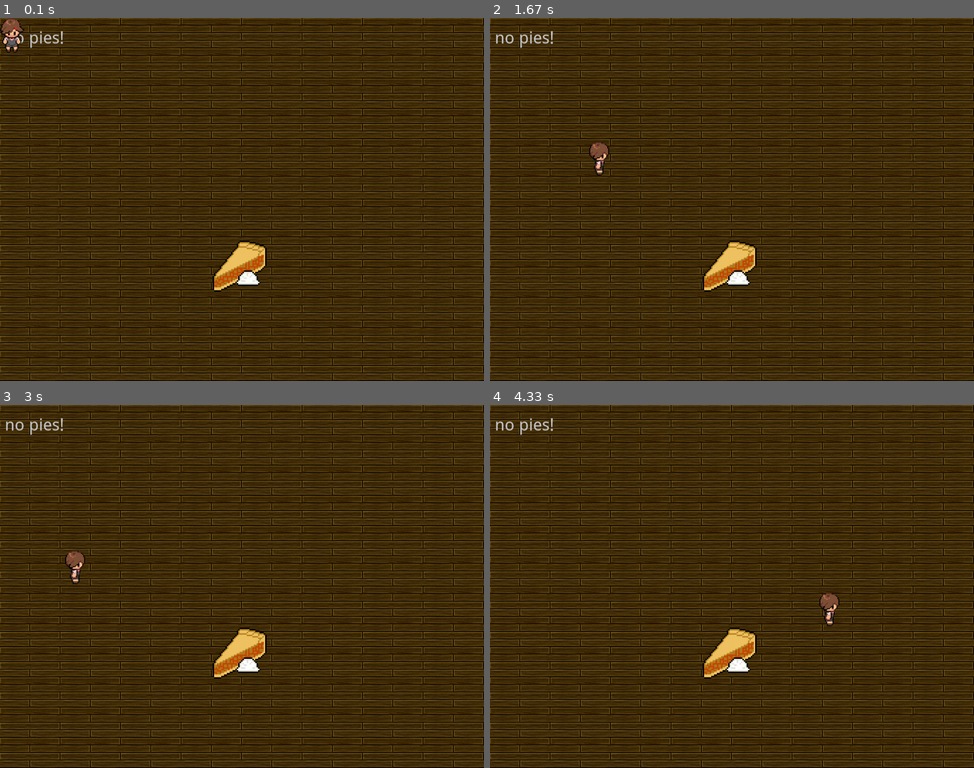
Above: before the commit, frames 1-4 (two rows, left to right).
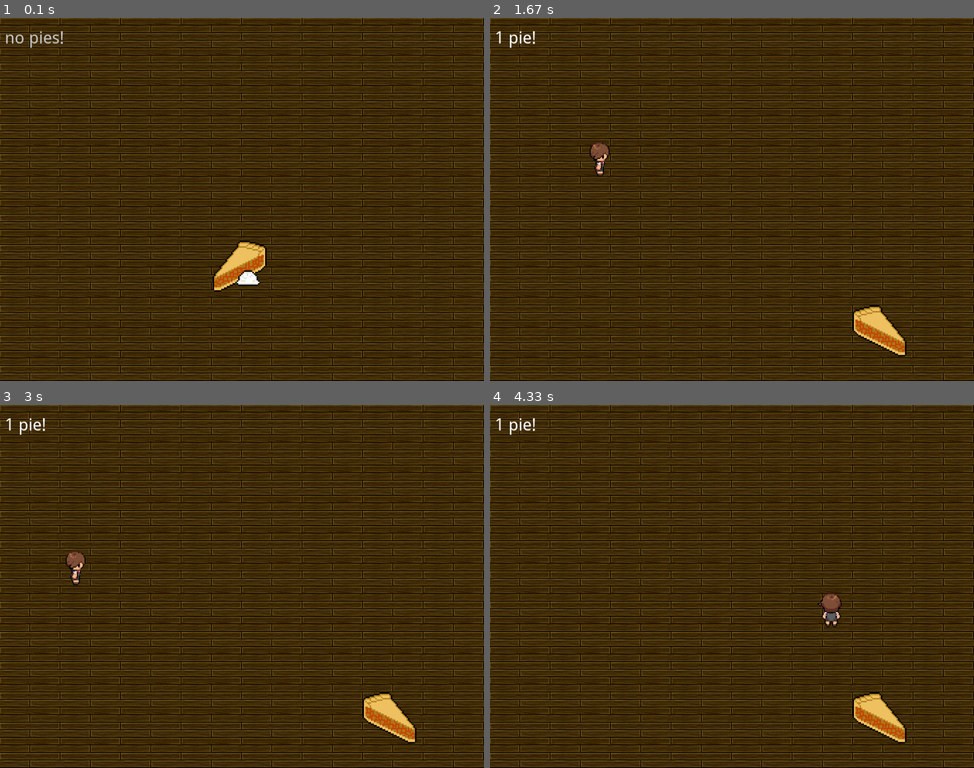
Above: after the commit, the same moments.

Repository: qguv/pyFarm
Game: pygame game, started from obesityInAmerica.py
Two runs of this game, one before a commit and one after it. Both use one fixed random seed, a clock stepped at 60 frames per second and the inputs below.
Inputs (mouse positions are in pixels of both pictures, inside the frame that each line leads up to):
- Up to frame 1 (0.1 s): no input
- Up to frame 2 (1.67 s): press the mouse at (615, 203) at 0.37 s; move the mouse to (698, 239) at 0.47 s; release the mouse at (780, 279) at 0.6 s; press the mouse at (615, 203) at 0.7 s; move the mouse to (698, 246) at 0.8 s; release the mouse at (775, 290) at 0.93 s; press the mouse at (615, 203) at 1.03 s; move the mouse to (702, 195) at 1.13 s; release the mouse at (790, 188) at 1.27 s; press the mouse at (615, 203) at 1.37 s; move the mouse to (601, 170) at 1.47 s; release the mouse at (586, 141) at 1.6 s
- Up to frame 3 (3 s): press the mouse at (125, 590) at 1.7 s; move the mouse to (232, 553) at 1.8 s; release the mouse at (343, 521) at 1.93 s; press the mouse at (125, 590) at 2.03 s; move the mouse to (125, 590) at 2.13 s; release the mouse at (125, 590) at 2.27 s; press the mouse at (125, 590) at 2.37 s; move the mouse to (125, 655) at 2.47 s; release the mouse at (125, 724) at 2.6 s; press the mouse at (125, 590) at 2.7 s; move the mouse to (91, 568) at 2.8 s; release the mouse at (62, 550) at 2.93 s
- Up to frame 4 (4.33 s): press the mouse at (615, 590) at 3.03 s; move the mouse to (611, 604) at 3.13 s; release the mouse at (606, 622) at 3.27 s; press the mouse at (615, 590) at 3.37 s; move the mouse to (659, 644) at 3.47 s; release the mouse at (702, 699) at 3.6 s; press the mouse at (615, 590) at 3.7 s; move the mouse to (620, 521) at 3.8 s; release the mouse at (620, 452) at 3.93 s; press the mouse at (615, 590) at 4.03 s; move the mouse to (717, 590) at 4.13 s; release the mouse at (819, 593) at 4.27 s

The runs differ from the first frame. In frame 1, 0.3% of the frame differs, in the area x 0-5%, y 0-10%; in frame 2, 2.3%; in frame 3, 2.3%; in frame 4, 2.4%, in the area x 1-87%, y 3-94%.

Commit message:
added obesity
still quite buggy, especially when you get larger.
the larger you get, the less the angle feature works
also the less the character position reflects the mouse

Diff:
--- a/formulae.py
+++ b/formulae.py
@@ -34,3 +34,13 @@
     elif 315.0 < degs or degs <= 45.0: # e.g. 0
         direction = Cardinal(1, north=north)
     return direction
+
+def centerpoint(position, size):
+    x = size[0] / 2 + position[0]
+    y = size[1] / 2 + position[1]
+    return (x, y)
+
+def endpoint(position, size):
+    x = size[0] + position[0]
+    y = size[1] + position[1]
+    return (x, y)
--- a/obesityInAmerica.py
+++ b/obesityInAmerica.py
@@ -13,7 +13,7 @@
 screen = pygame.display.set_mode(dimensions)
 background = pygame.Surface(dimensions)
 black = pygame.Color(0, 0, 0)
-mousex, mousey = 1, 1
+mousex, mousey = dimensions
 pygame.mouse.set_visible(False)
 
 char = PackagedSprite('rachel', 4)
@@ -39,35 +39,53 @@
 piePos = newPos(pie)
 pies = 0
 
-angleToPie = angle(char.getCenterpoint((mousex, mousey)), pie.getCenterpoint(piePos))
+charSize = char.dimensions
+
+angleToPie = angle(centerpoint((mousex, mousey), charSize), pie.getCenterpoint(piePos))
 turn = Cardinal(char.selected, north=2) - directionOfAngle(degs=angleToPie)
 char.set((char.selected + turn) % 4)
 
 buildBackground(floorTile, background, dimensions)
 
 font = pygame.font.Font('fonts/DroidSans.ttf', 36)
-text = font.render("no pies!", 1, (200, 200, 200))
-textRectobj = text.get_rect()
-textRectobj.topleft = (10, 20)
-screen.blit(text, textRectobj)
+countText = font.render("no pies!", 1, (200, 200, 200))
+countTextRectobj = countText.get_rect()
+countTextRectobj.topleft = (10, 20)
+screen.blit(countText, countTextRectobj)
+
+warningText1 = font.render("do not eat more pie!", 1, (200, 200, 0))
+warningTextRectobj = warningText1.get_rect()
+warningTextRectobj.topleft = (300, 20)
+
+warningText2 = font.render("do not eat more pie!", 1, (200, 0, 200))
 
 while True:
     screen.fill(black)
     screen.blit(background, (0, 0))
 
-    screen.blit(text, textRectobj)
+    screen.blit(countText, countTextRectobj)
 
-    screen.blit(char.pygameObject, (mousex, mousey))
+    if pies > 50:
+        if pies % 2 == 0:
+            screen.blit(warningText1, warningTextRectobj)
+        else:
+            screen.blit(warningText2, warningTextRectobj)
+
     screen.blit(pie.pygameObject, piePos)
+    charMid = centerpoint((mousex, mousey), charSize)
+    screen.blit(
+            pygame.transform.scale(char.pygameObject, (charSize)),
+            (mousex, mousey))
 
-    if distance((mousex, mousey), pie.getCenterpoint(piePos)) < 75:
+    if distance(centerpoint((mousex, mousey), charSize), pie.getCenterpoint(piePos)) < 75:
         pies += 1
         if pies == 1:
-            text = font.render("1 pie!", 1, (255, 255, 255))
+            countText = font.render("1 pie!", 1, (255, 255, 255))
         else:
-            text = font.render(str(pies) + " pies!", 1, (255, 255, 255))
+            countText = font.render(str(pies) + " pies!", 1, (255, 255, 255))
         pie.next()
         piePos = newPos(pie)
+        charSize = tuple( int(x * 1.03) for x in charSize )
     for event in pygame.event.get():
         if event.type == QUIT:
             pygame.quit()
@@ -75,7 +93,6 @@
         elif event.type == MOUSEMOTION:
             mousex, mousey = event.pos
             angleToPie = angle((mousex, mousey), pie.getCenterpoint(piePos))
-            print(angleToPie) #DEBUG
             turn = Cardinal(char.selected, north=2) - directionOfAngle(degs=angleToPie)
             char.set((char.selected + turn) % 4)
         elif event.type == MOUSEBUTTONUP:
